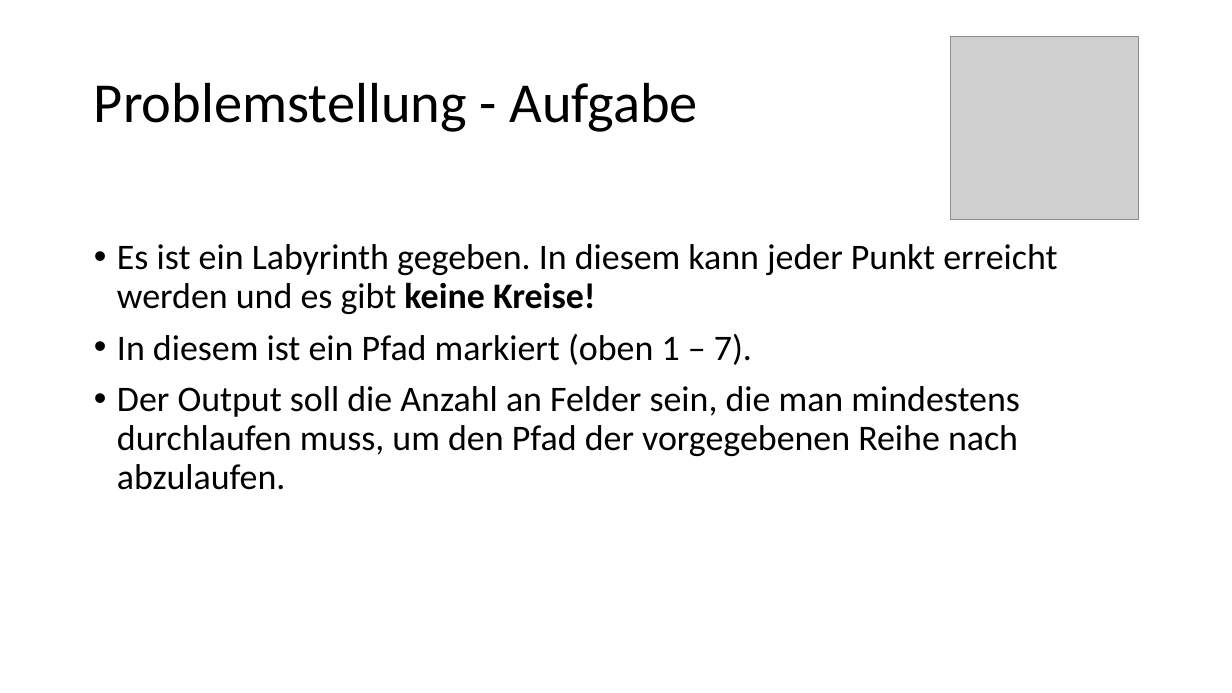
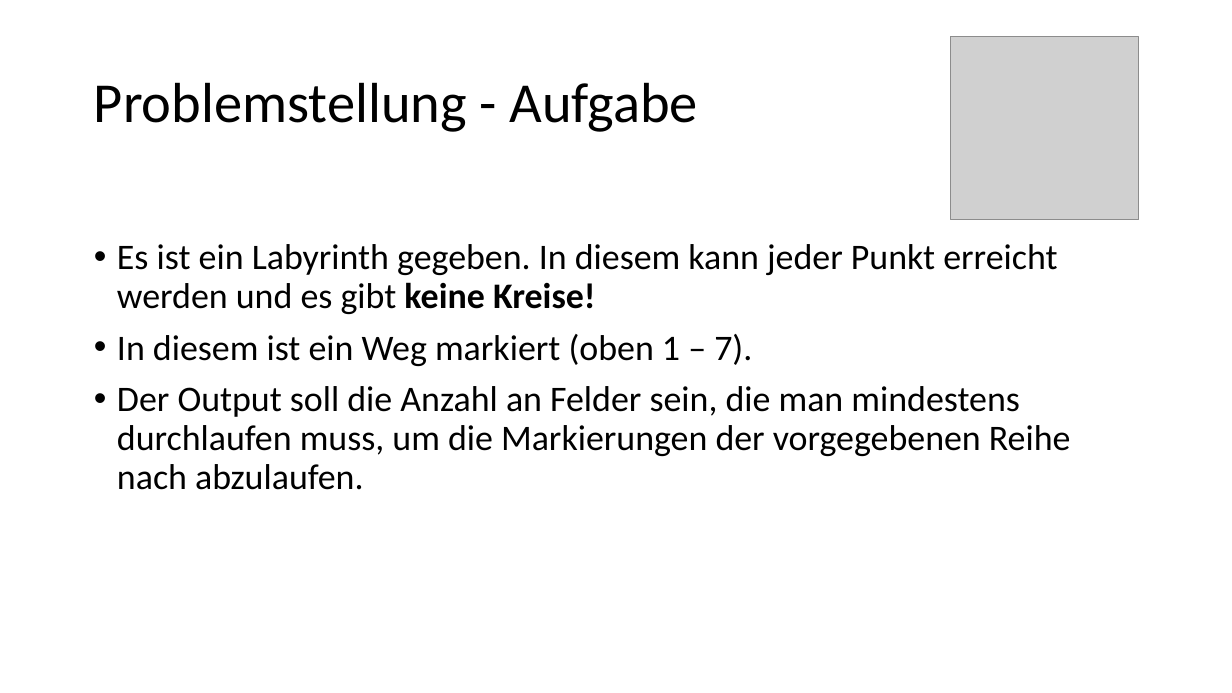
Before and after one commit to EiS94/Programmierwettbewerb, a slide deck: slide 4 of Präsentation/Präsentation_Eike.pptx. Drawn at 1232x693 pixels with LibreOffice and Linux fonts; fonts in the diff are those of the drawing; grey boxes stand for pictures. Boxes give left, top, right and bottom in pixels: in the first picture for what was removed or moved away, otherwise in the second. Text is boxed around its words. In the diff, an @@ line names an element or a change of style, - is before the commit and + after.

```diff
--- a/Präsentation/Präsentation_Eike.pptx
+++ b/Präsentation/Präsentation_Eike.pptx
@@ text at (x1=117, y1=334, x2=1071, y2=490): text changed @@
-• In diesem ist ein Pfad markiert (oben 1 – 7).
-• Der Output soll die Anzahl an Felder sein, die man mindestens durchlaufen muss, um den Pfad der vorgegebenen Reihe nach abzulaufen.
+• In diesem ist ein Weg markiert (oben 1 – 7).
+• Der Output soll die Anzahl an Felder sein, die man mindestens durchlaufen muss, um die Markierungen der vorgegebenen Reihe nach abzulaufen.
```
Also in this commit, not shown: 70 other slides changed, 1 other file.
